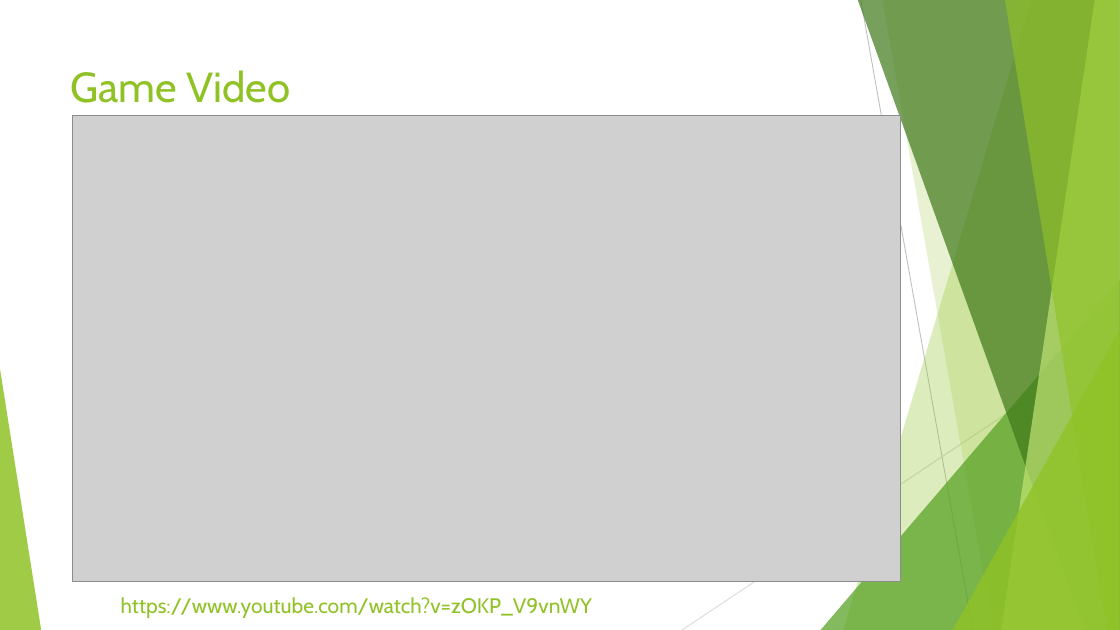
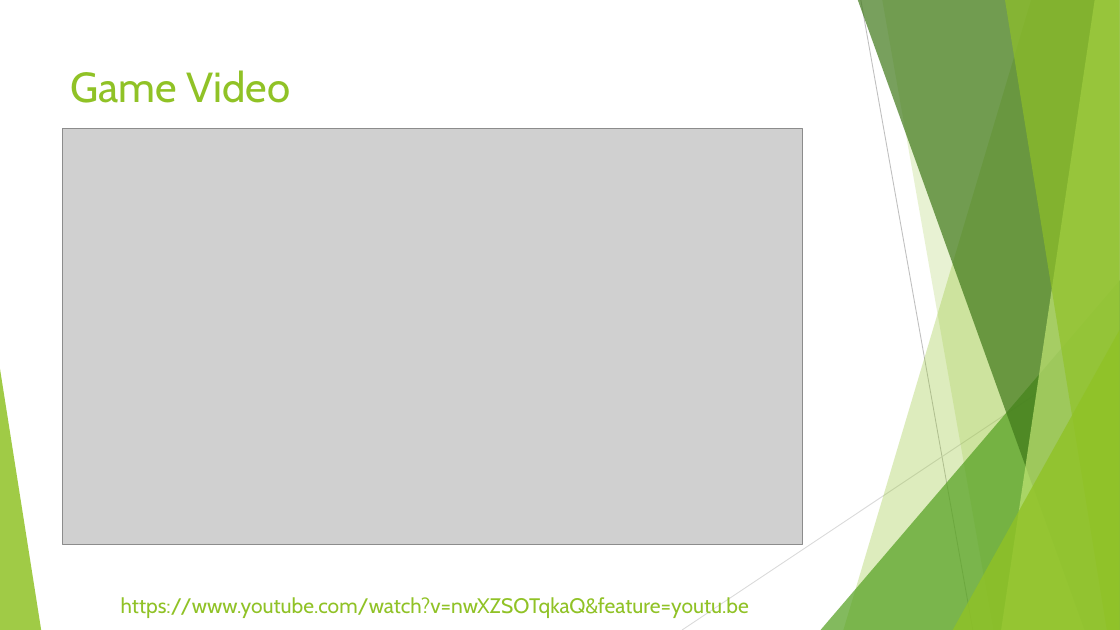
Before and after one commit to UoSGamesGroups/level-6-l6-group-5, a slide deck: slide 3 of Project Management/Pitches/Pitch 6.pptx. Drawn at 1120x630 pixels with LibreOffice and Linux fonts; fonts in the diff are those of the drawing; grey boxes stand for pictures. Boxes give left, top, right and bottom in pixels: in the first picture for what was removed or moved away, otherwise in the second. Text is boxed around its words. In the diff, an @@ line names an element or a change of style, - is before the commit and + after.

Commit message:
Added video to pitch

```diff
--- a/Project Management/Pitches/Pitch 6.pptx
+++ b/Project Management/Pitches/Pitch 6.pptx
@@ picture: place and size @@
-picture at bbox=[72, 116, 901, 582]
+picture at bbox=[62, 129, 802, 544]
@@ text at bbox=[121, 597, 749, 618]: text changed @@
-https://www.youtube.com/watch?v=zOKP_V9vnWY
+https://www.youtube.com/watch?v=nwXZSOTqkaQ&feature=youtu.be
```
